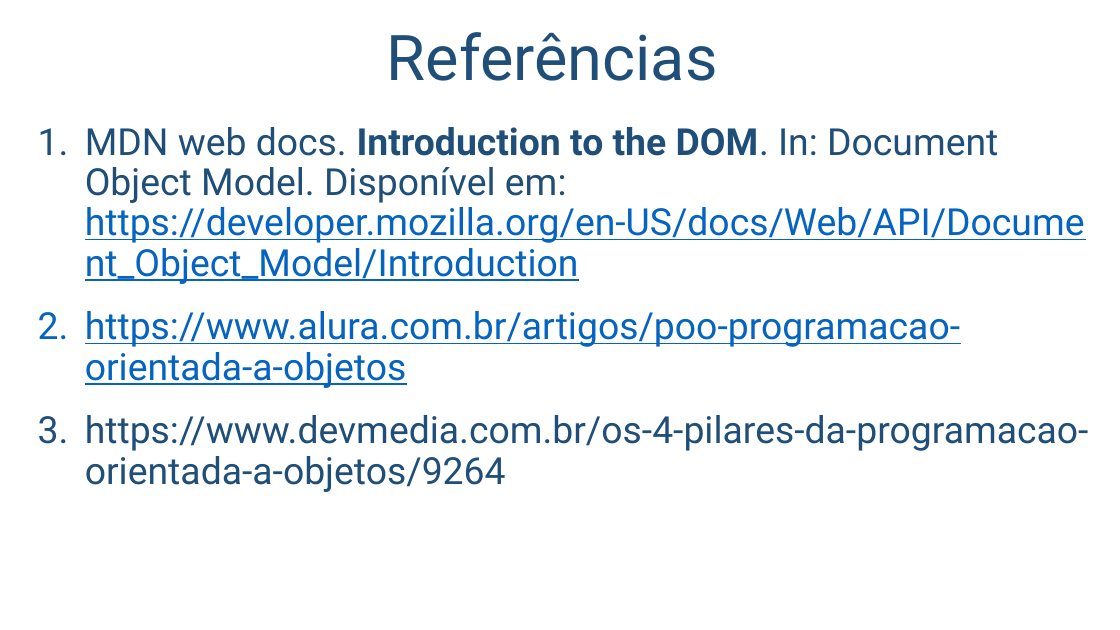
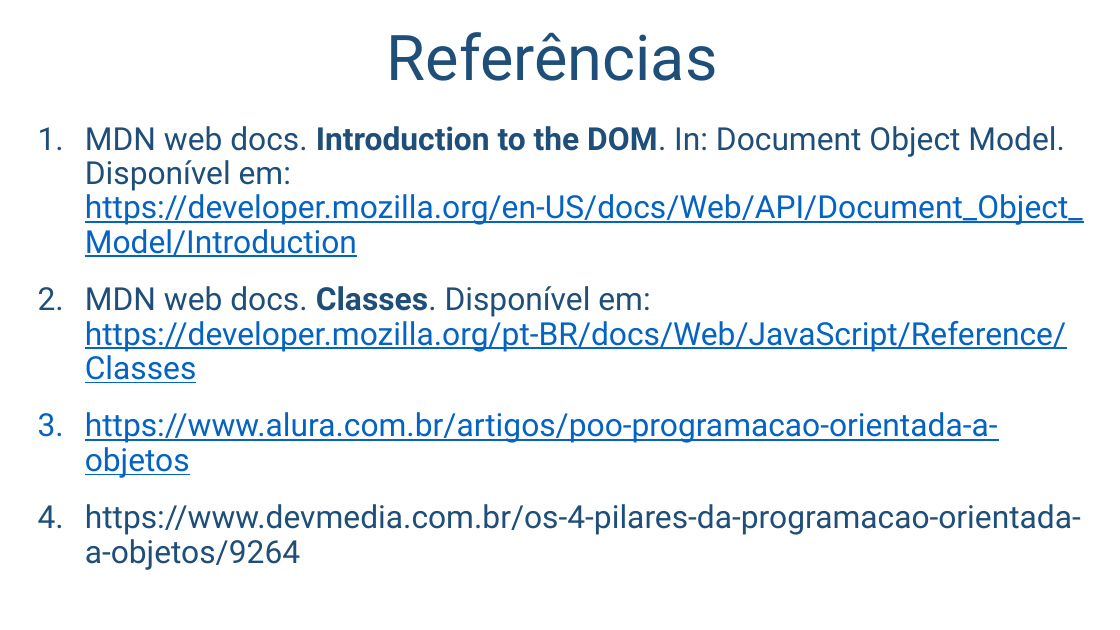
Before and after one commit to salmo-jr/public-slides, a slide deck: slide 11 of React.pptx. Drawn at 1120x630 pixels with LibreOffice and Linux fonts; fonts in the diff are those of the drawing; background and template pictures are left out. Boxes give left, top, right and bottom in pixels: in the first picture for what was removed or moved away, otherwise in the second. Text is boxed around its words. In the diff, an @@ line names an element or a change of style, - is before the commit and + after.

Commit message:
add reference to classes

```diff
--- a/React.pptx
+++ b/React.pptx
@@ text at <box>85,126,1083,535</box>: size 32 to 27.2 pt in "MDN web docs. Introduction to the DOM. ...", "https://www.alura.com.br/artigos/poo-programacao-orientada-a ...", "https://www.devmedia.com.br/os-4-pilares-da-programacao-orie ..." @@
@@ text at <box>85,286,1066,383</box>: paragraph added @@
+2. MDN web docs. Classes. Disponível em: https://developer.mozilla.org/pt-BR/docs/Web/JavaScript/Reference/Classes
```
Also in this commit, not shown: 1 other slide changed.
